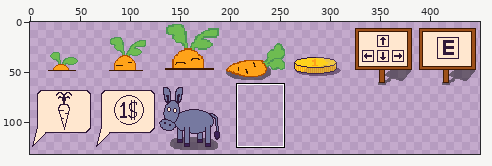
File history of a sprite sheet, assets/items.png. Above: a wide view before the commit, with the close-up outlined.
Close-up. The starting point:
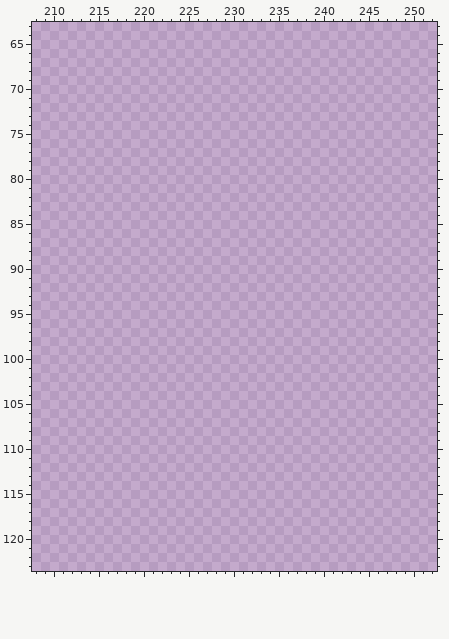
The file is 512x512 pixels. Colours within 5 levels of each other are drawn and written as one. Shown: x 208..252, y 63..123. The wide view leaves out empty margins. The commit also changed other parts of the picture, which this record leaves out.
Palette (. is transparent): 
Pixels before (only the part around the change), first column x 208:
 66 ............................................
 67 ............................................
 68 ............................................
 69 ............................................
 70 ............................................
 71 ............................................
 72 ............................................
 73 ............................................
 74 ............................................
 75 ............................................
 76 ............................................
 77 ............................................
 78 ............................................
 79 ............................................
 80 ............................................
 81 ............................................
 82 ............................................
 83 ............................................
 84 ............................................
 85 ............................................
 86 ............................................
 87 ............................................
 88 ............................................
 89 ............................................
 90 ............................................
 91 ............................................
 92 ............................................
 93 ............................................
 94 ............................................
 95 ............................................
 96 ............................................
 97 ............................................
 98 ............................................
 99 ............................................
100 ............................................
101 ............................................
102 ............................................
103 ............................................
104 ............................................
105 ............................................
106 ............................................
107 ............................................
108 ............................................
109 ............................................
110 ............................................
111 ............................................
112 ............................................
113 ............................................
114 ............................................
115 ............................................
116 ............................................
117 ............................................
118 ............................................
119 ............................................
120 ............................................
121 ............................................
122 ............................................
123 ............................................
Now the later version:
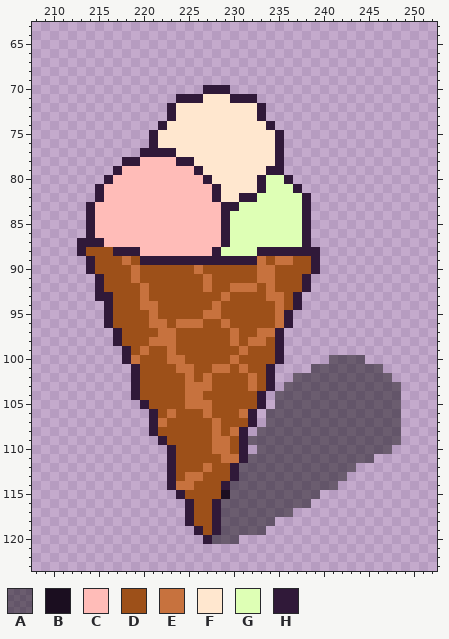
Colours new in this view: A #00000074  B #1b0e20  C #ffbcb8  D #9d5019  E #c7723e  F #ffe7cf  G #deffb5  H #301939
From old to new:
Changed rows in their new state; - is an unchanged pixel.
first column x 213:
 70 --------------HHH-------------------
 71 -----------HHHFFFHHH----------------
 72 ----------HFFFFFFFFFH---------------
 73 ----------HFFFFFFFFFH---------------
 74 ---------HFFFFFFFFFFFH--------------
 75 --------HFFFFFFFFFFFFFH-------------
 76 --------HFFFFFFFFFFFFFH-------------
 77 -------HHHHFFFFFFFFFFFH-------------
 78 -----HHCCCCHHFFFFFFFFFH-------------
 79 ----HCCCCCCCCHFFFFFFFHH-------------
 80 ---HCCCCCCCCCCHFFFFFHGGH------------
 81 --HCCCCCCCCCCCCHFFFFHGGGH-----------
 82 --HCCCCCCCCCCCCHFFHHGGGGGH----------
 83 -HCCCCCCCCCCCCCCHHGGGGGGGH----------
 84 -HCCCCCCCCCCCCCCHGGGGGGGGH----------
 85 -HCCCCCCCCCCCCCCHGGGGGGGGH----------
 86 -HCCCCCCCCCCCCCCHGGGGGGGGH----------
 87 HHHCCCCCCCCCCCCCHGGGGGGGGH----------
 88 HDDDHHHCCCCCCCCHGGGGHHHHHHH---------
 89 -HDDDEDHHHHHHHHHHHHHEDEEDDH---------
 90 -HDDDDEDDDDDDEDDDDDDEEDDDDH---------
 91 --HDDDEDDDDDDDEDDDDDEEDDDH----------
 92 --HDDDDEDDDDDDEDDEEEDEDDDH----------
 93 --HHDDDEDDDDDDDDEDDDDEEDH-----------
 94 ---HDDDEEDDDDDDEDDDDDDEDH-----------
 95 ---HDDDDEDDDDDEEDDDDDDEH------------
 96 ---HDDDDEEDEEEDDEDDDDDEH------------
 97 ----HDDDDEEDDDDDDEDDEEH-------------
 98 ----HDDDEEEDDDDDDEDEEDH-------------
 99 -----HDEDDEDDDDDDDEDDDH-------------
100 -----HEDDDEEDDDDDEDDDDH-----AAAA----
101 ------HDDDDEEDDEEDEDDH----AAAAAAAA--
102 ------HDDDDDEDEDDDDEDH--AAAAAAAAAAA-
103 ------HDDDDDEEEDDDDEDH-AAAAAAAAAAAAA
104 ------HDDDDDEEDDDDDDH-AAAAAAAAAAAAAA
105 -------HDDDDEEEDDDDDH-AAAAAAAAAAAAAA
106 --------HDEDDDEDDDEH-AAAAAAAAAAAAAAA
107 --------HEDDDDDEDDDH-AAAAAAAAAAAAAAA
108 --------HDDDDDDEDEH-AAAAAAAAAAAAAAAA
109 ---------HDDDDDEEDHAAAAAAAAAAAAAAAAA
110 ----------HDDDDEEDH-AAAAAAAAAAAAAAA-
111 ----------HDDDDDEEHAAAAAAAAAAAAAA---
112 ----------HDDDEDDHAAAAAAAAAAAAA-----
113 ----------HDEEDDDHAAAAAAAAAAAA------
114 ----------HEEDDDHAAAAAAAAAAAA-------
115 -----------HDDDDBAAAAAAAAAA---------
116 ------------HDDHAAAAAAAAAA----------
117 ------------HDDHAAAAAAAA------------
118 ------------HDDHAAAAAA--------------
119 -------------HDHAAAAA---------------
120 --------------HAAA------------------
Boxes around the changes in both close-ups, in picture pixels (x1, y1, x2, y2):
added: (77, 85, 401, 544)
